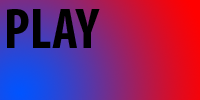
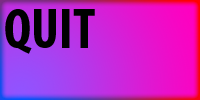
Comparing the layer stacks of the two 200×100 images. Changes:
renamed "PLAY" to "QUIT", painted on it over (x1=5, y1=9, x2=100, y2=54)
